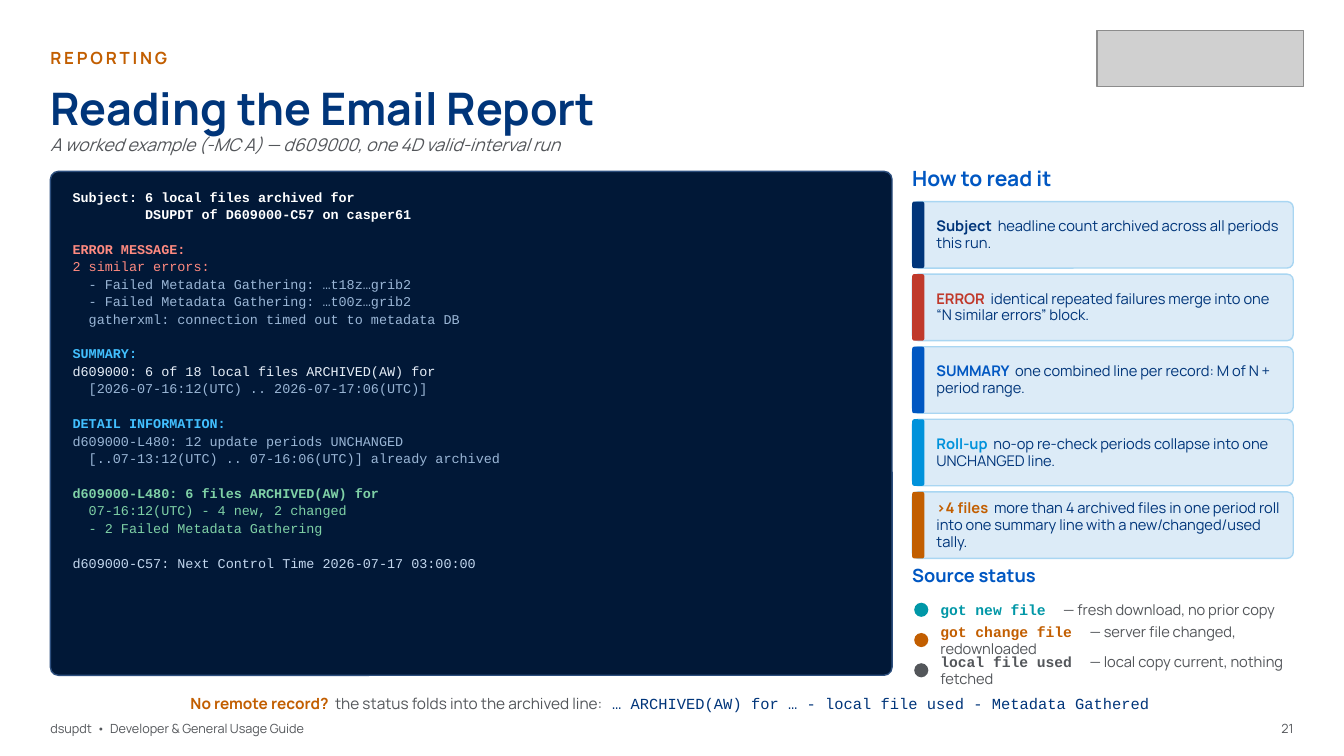
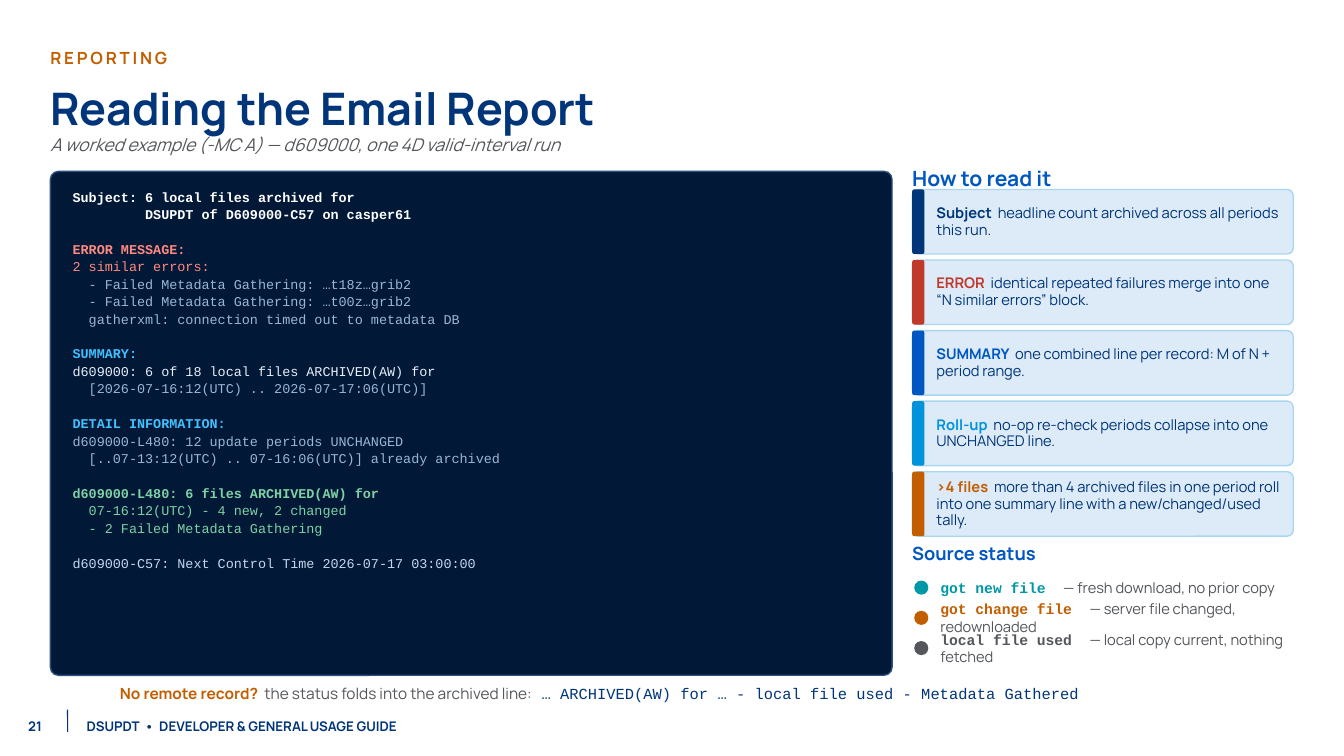
Before and after one commit to NCAR/rda-python-dsupdt, a slide deck: slide 22 of docs/slides/dsupdt_guide.pptx. Drawn at 1344x756 pixels with LibreOffice and Linux fonts; fonts in the diff are those of the drawing; grey boxes stand for pictures; background and template pictures are left out. Boxes give left, top, right and bottom in pixels: in the first picture for what was removed or moved away, otherwise in the second. Text is boxed around its words. In the diff, an @@ line names an element or a change of style, - is before the commit and + after.

Commit message:
align guide deck with the NSF NCAR GDEX 2026 template
Rebuild the cover from the template "Cover - Blue" layout, put the content
slides on the interior content chrome (field art, NSF|NCAR mark, GDEX
lockup, numbered footer) and close on the "Bold Statement" layout.

The static chrome lives on slide masters, which also works around a
pptxgenjs rels-id collision that corrupted slides carrying both a
hyperlink and a slide-level background image.

Bottom content strips were pulled in so they clear the lockup and the
footer, and slides whose content fills the bottom-right corner use a
lockup-free master rather than showing a clipped logo.

```diff
--- a/docs/slides/dsupdt_guide.pptx
+++ b/docs/slides/dsupdt_guide.pptx
@@ picture removed at <box>1097,30,1304,87</box> @@
@@ 2 rounded rectangles, 1 text: place and size @@
-2 rounded rectangles, 1 text at <box>912,202,1294,268</box>
+2 rounded rectangles, 1 text at <box>912,190,1294,254</box>
@@ 4 rounded rectangles, 2 texts: place and size @@
-4 rounded rectangles, 2 texts at <box>912,274,1294,413</box>
+4 rounded rectangles, 2 texts at <box>912,260,1294,395</box>
@@ 5 texts, 4 rounded rectangles, 3 ellipses: place and size @@
-5 texts, 4 rounded rectangles, 3 ellipses at <box>912,419,1294,684</box>
+5 texts, 4 rounded rectangles, 3 ellipses at <box>912,401,1294,662</box>
@@ proportions changed in 5 elements at <box>912,190,1294,254</box>, <box>912,260,1294,325</box>, <box>912,331,1294,395</box>, <box>912,401,1294,466</box>, <box>912,472,1294,536</box> @@
@@ text "Source status": place and size @@
-text "Source status" at <box>912,568,1036,583</box>
+text "Source status" at <box>912,546,1036,561</box>
@@ text "No remote record? the status ...": place and size @@
-text "No remote record? the status ..." at <box>190,697,1149,713</box>
+text "No remote record? the status ..." at <box>120,687,1079,702</box>
@@ text "21": place and size @@
-text "21" at <box>1281,724,1293,733</box>
+text "21" at <box>28,721,42,731</box>
@@ text "21" at <box>28,721,42,731</box>: size 9 to 9.5 pt, text colour #53565A to #00357A, bold on; alignment right to left @@
@@ line added from (68, 710) to (68, 732), #00357A 0.75 pt @@
@@ text at <box>87,721,397,732</box>: text changed; size 9 to 9.5 pt; text colour #53565A to #00357A; bold on @@
-dsupdt • Developer & General Usage Guide
+DSUPDT • DEVELOPER & GENERAL USAGE GUIDE
```
Also in this commit, not shown: 26 other slides changed, 6 other files.
